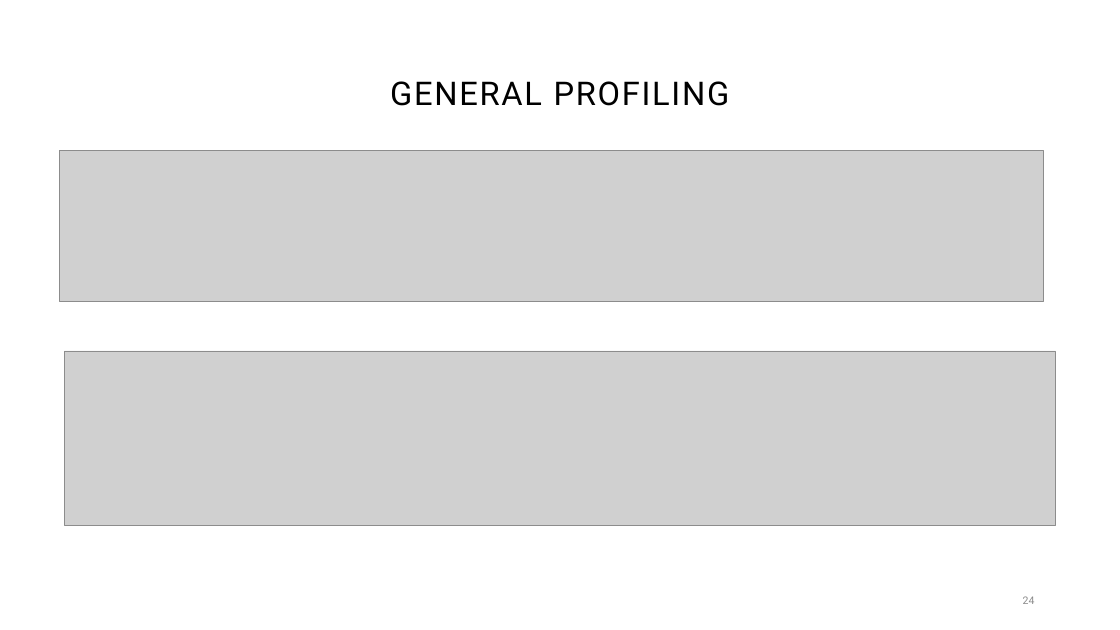
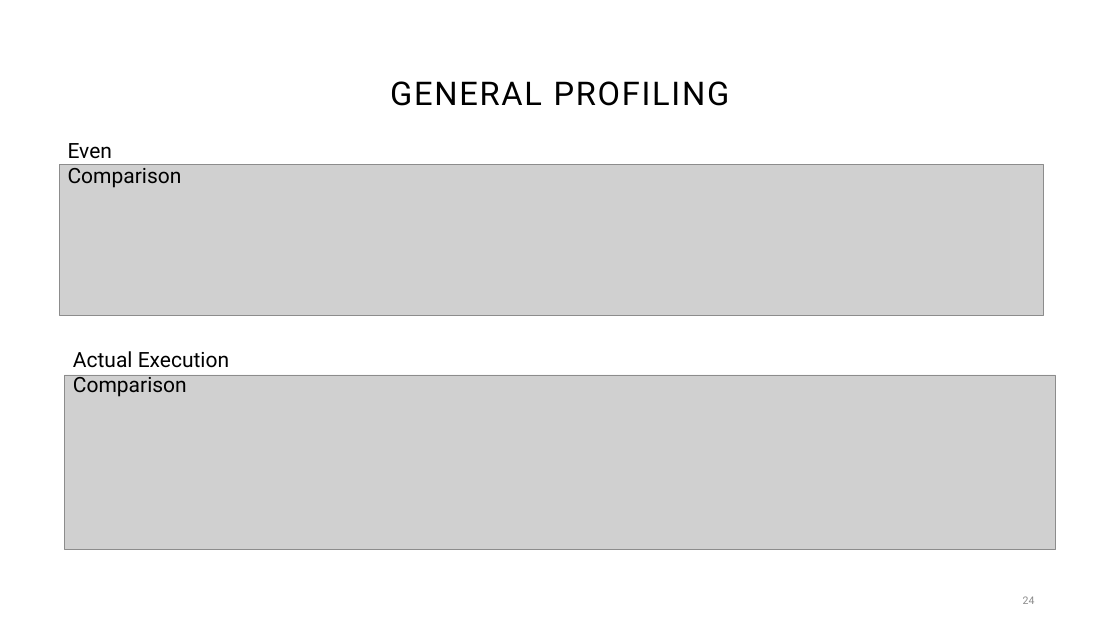
Before and after one commit to larsonsp/MonteCarlo_Titanic, a slide deck: slide 24 of Monte Carlo the Project That Sank.pptm. Drawn at 1120x630 pixels with LibreOffice and Linux fonts; fonts in the diff are those of the drawing; grey boxes stand for pictures. Boxes give left, top, right and bottom in pixels: in the first picture for what was removed or moved away, otherwise in the second. Text is boxed around its words. In the diff, an @@ line names an element or a change of style, - is before the commit and + after.

```diff
--- a/Monte Carlo the Project That Sank.pptm
+++ b/Monte Carlo the Project That Sank.pptm
@@ text added at [68, 143, 182, 188], 18 pt, text #000000 @@
+Even Comparison
@@ picture: place and size @@
-picture at [60, 150, 1044, 301]
+picture at [60, 165, 1044, 315]
@@ text added at [73, 351, 229, 397], 18 pt, text #000000 @@
+Actual Execution Comparison
@@ picture: place and size @@
-picture at [65, 351, 1055, 525]
+picture at [65, 375, 1055, 549]
```
Also in this commit, not shown: 6 other slides changed.
